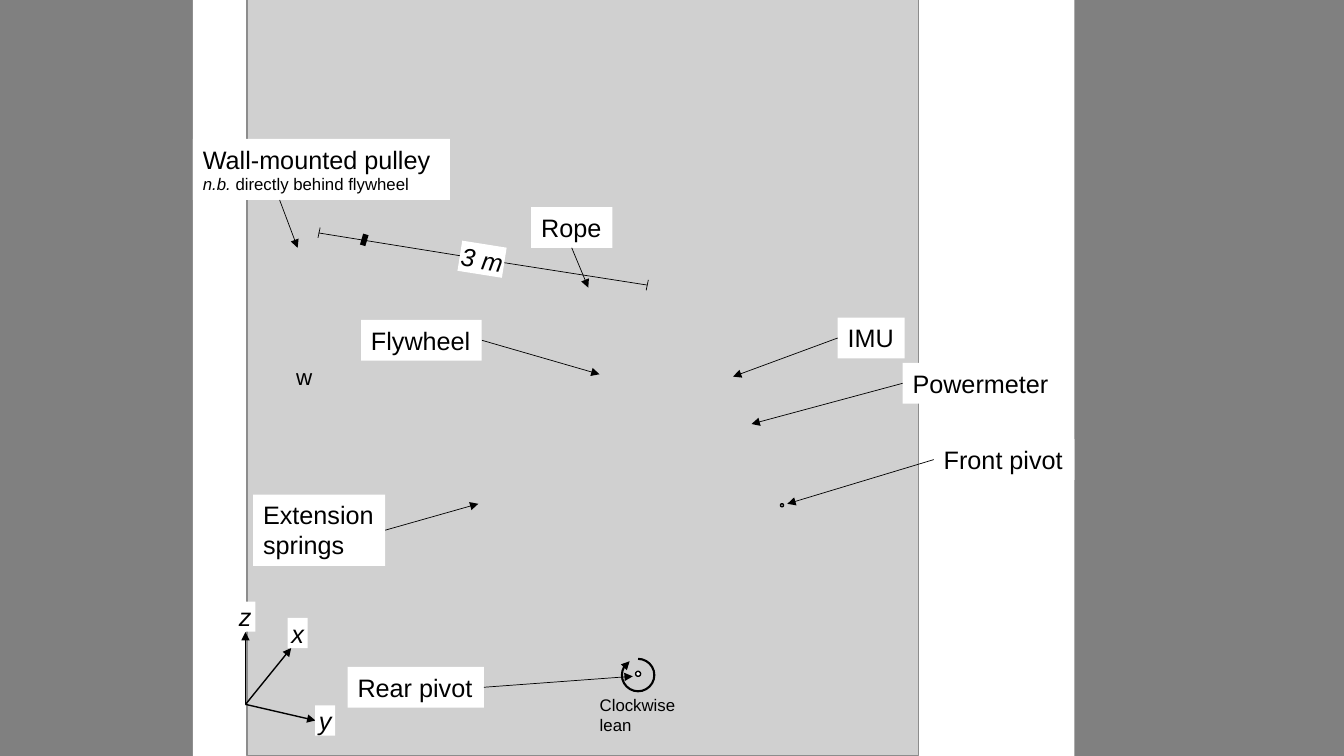
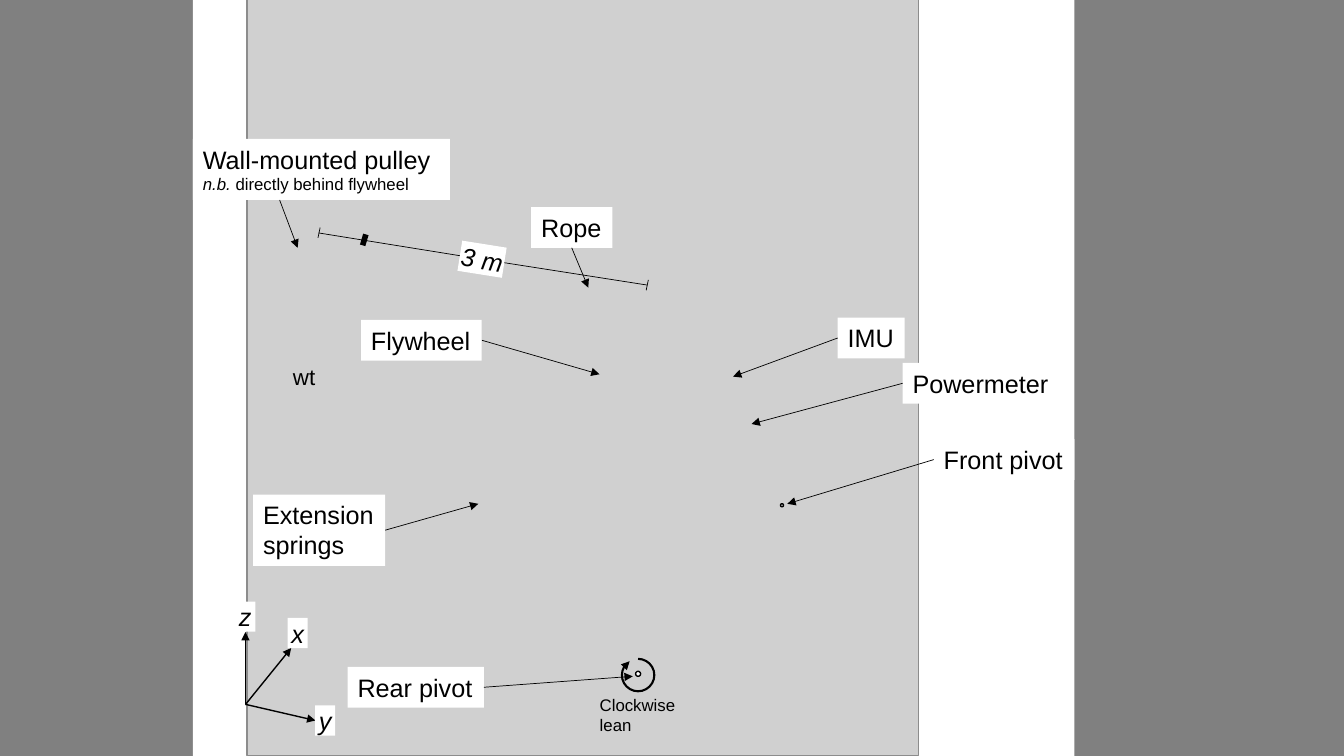
Before and after one commit to ross-wilkinson/rock-no-rock, a slide deck: slide 1 of docs/fig_setup_labelled.pptx. Drawn at 1344x756 pixels with LibreOffice and Linux fonts; fonts in the diff are those of the drawing; grey boxes stand for pictures. Boxes give left, top, right and bottom in pixels: in the first picture for what was removed or moved away, otherwise in the second. Text is boxed around its words. In the diff, an @@ line names an element or a change of style, - is before the commit and + after.

```diff
--- a/docs/fig_setup_labelled.pptx
+++ b/docs/fig_setup_labelled.pptx
@@ text at (293,370,315,385): text changed @@
-w
+wt
```
Also in this commit, not shown: 57 other files.
